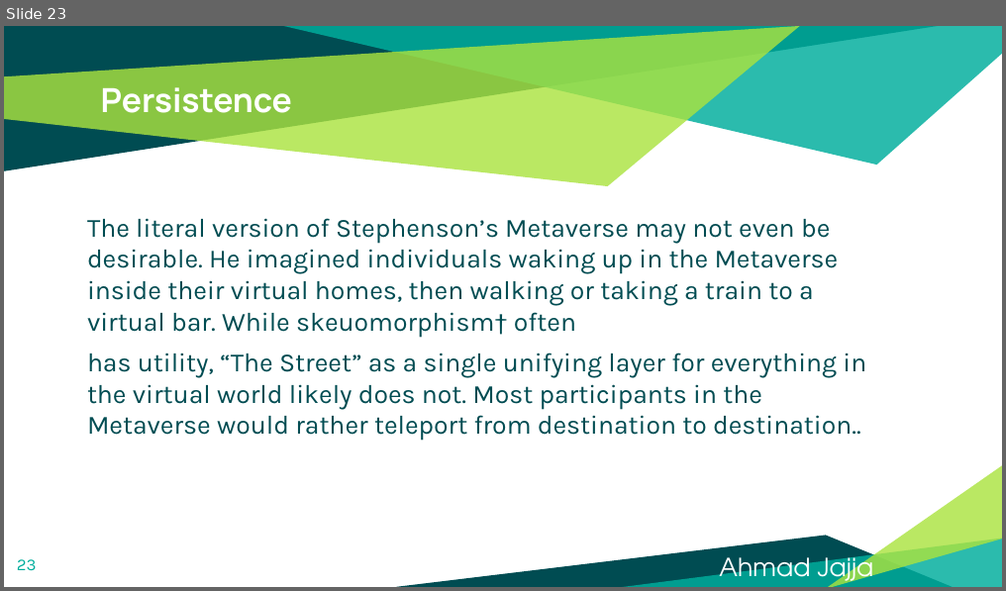
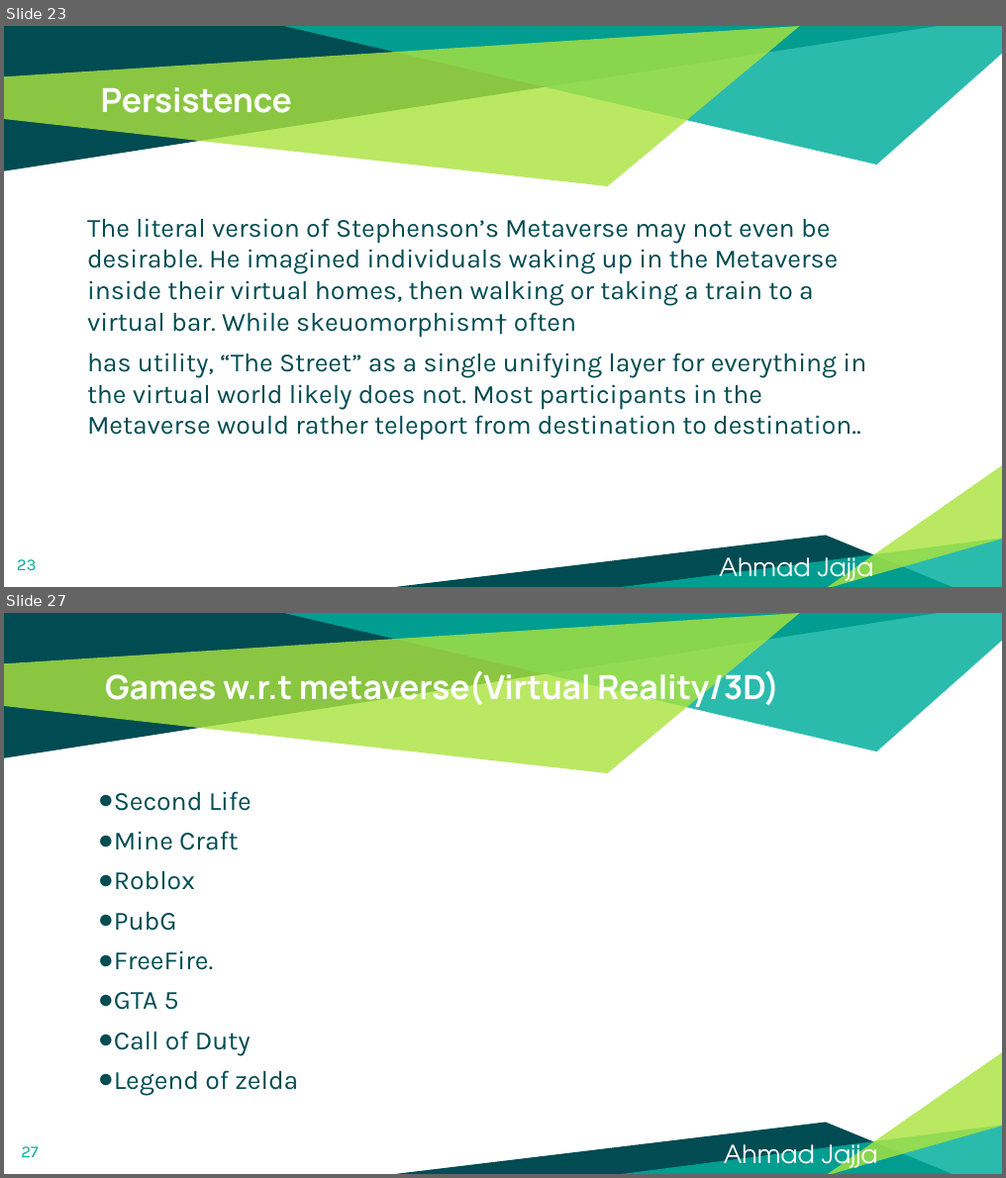
Before and after one commit to Ahmadjajja/WEB-3.0-and-Metaverse, a slide deck: Slides/Quarter 1/What is Metaverse.pptx. Shown one above the other, each under a label of ours: slide 23 before the commit, slides 23 and 27 after it; the slides between them are not shown. The pictures are 1006x591 and 1006x1178 pixels, drawn with LibreOffice and Linux fonts; fonts in the diff are those of the drawing. Boxes give left, top, right and bottom in pixels: in the first picture for what was removed or moved away, otherwise in the second. Text is boxed around its words. In the diff, an @@ line names an element or a change of style, - is before the commit and + after.

Commit message:
Metaverse book 73 pages read...

```diff
--- a/Slides/Quarter 1/What is Metaverse.pptx
+++ b/Slides/Quarter 1/What is Metaverse.pptx
@@ slide 27 added at <box>4,613,1002,1174</box>, background #FFFFFF; not listed: 6 template elements that a slide beside it also shows @@
@@ title added at <box>105,668,779,709</box>, 24 pt, text #FFFFFF, bold @@
+Games w.r.t metaverse(Virtual Reality/3D)
@@ text added at <box>114,791,298,1096</box>, 19 pt, text #004C52 @@
+● Second Life
+● Mine Craft
+● Roblox
+● PubG
+● FreeFire.
+● GTA 5
+● Call of Duty
+● Legend of zelda
@@ page number added at <box>21,1147,39,1157</box>, 12 pt, text #00AE9D @@
+27
@@ text added at <box>724,1138,878,1174</box>, 18 pt, text #FFFFFF @@
+Ahmad Jajja
```
Also in this commit, not shown: 1 slide changed, 4 other slides added, 1 slide removed, 2 other files.
